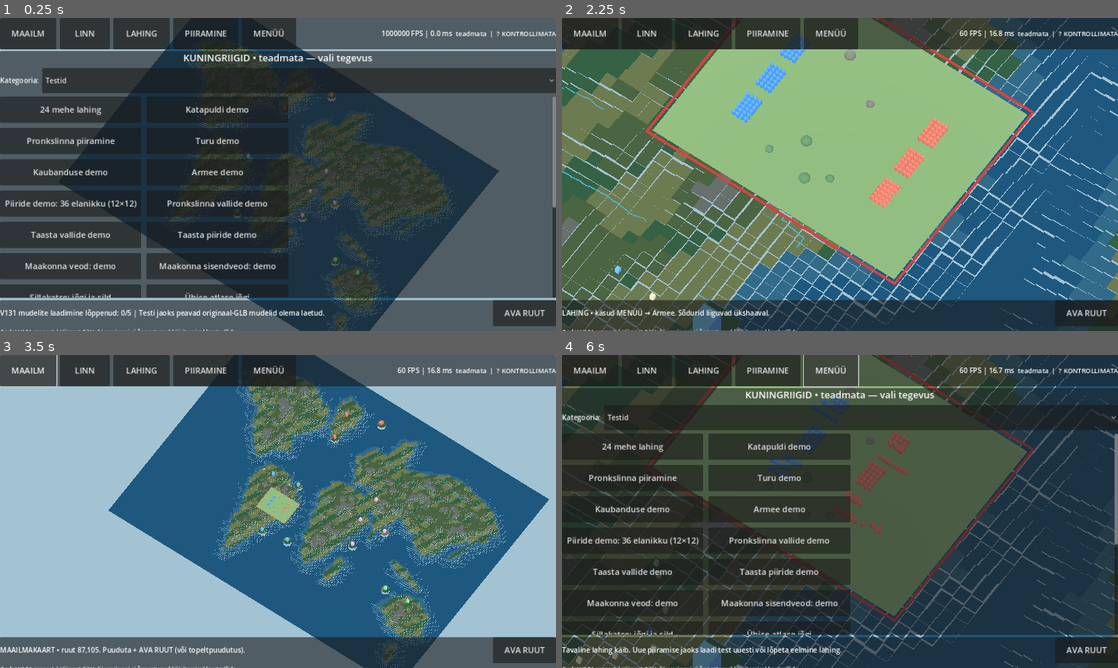
Above: before the commit, frames 1-4 (two rows, left to right).
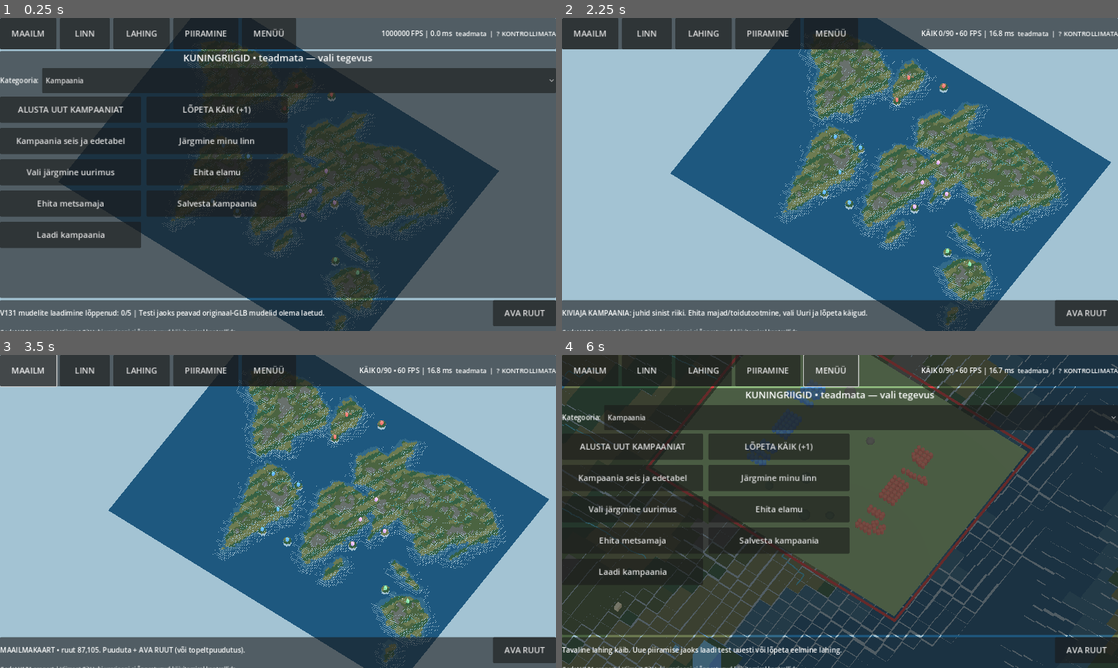
Above: after the commit, the same moments.

Repository: orogdor/Kuningriigid
Game: Godot game, scene res://scenes/Main.tscn
The game is run twice, just before and just after one commit, with the same random seed, the same clock (stepped at 60 frames per second) and the same inputs.
Inputs (mouse positions are in pixels of both pictures, inside the frame that each line leads up to):
- Up to frame 1 (0.25 s): no input
- Up to frame 2 (2.25 s): click (862, 80) at 0.5 s, where only the run before the commit has a clickable "Testid"; click (862, 80) at 1.25 s, where only the run after the commit has a clickable "Kampaania"; click (634, 108) at 2 s, where only the run before the commit has a clickable "24 mehe lahing"
- Up to frame 3 (3.5 s): click "MAAILM" at 2.75 s
- Up to frame 4 (6 s): click "LINN" at 3.5 s; click "LAHING" at 4.25 s; click "PIIRAMINE" at 5 s; click "MENÜÜ" at 5.75 s

The runs differ from the first frame. In frame 1, 7.4% of the frame differs, in the area x 0-100%, y 18-90%; in frame 2, 81%, in the area x 0-100%, y 0-100%; in frame 3, 0.6%; in frame 4, 7.6%.

Commit message:
Add playable campaign menu, start and end-turn loop, player-city selection, scoreboard and save/load integration

Diff:
--- a/game/scripts/main.gd
+++ b/game/scripts/main.gd
@@ -7,6 +7,7 @@
 const Territory = preload("res://scripts/core/territory_port.gd")
 const CityFortifications = preload("res://scripts/core/city_fortification_port.gd")
 const BuildVersion = preload("res://scripts/core/build_version_port.gd")
+const CampaignPlay = preload("res://scripts/core/campaign_play_port.gd")
 const EconomyPort = preload("res://scripts/core/economy_port.gd")
 const ResearchPort = preload("res://scripts/core/research_port.gd")
 const PortChecks = preload("res://tests/port_checks.gd")
@@ -191,8 +192,17 @@
 var county_demo_backup: Dictionary = {}
 var bridge_test_tile: Vector2i = Vector2i(-1,-1)
 var county_demo_was_paused: bool = false
-const MENU_CATEGORIES: Array[String] = ["Testid", "Linn ja ehitus", "Majandus", "Armee", "Piiramine", "Juhtimine ja salvestus"]
+const MENU_CATEGORIES: Array[String] = ["Kampaania", "Testid", "Linn ja ehitus", "Majandus", "Armee", "Piiramine", "Juhtimine ja salvestus"]
 const MOBILE_MENU_ACTIONS = [
+    ["Kampaania", "ALUSTA UUT KAMPAANIAT", "campaign_start"],
+    ["Kampaania", "LÕPETA KÄIK (+1)", "campaign_turn"],
+    ["Kampaania", "Kampaania seis ja edetabel", "campaign_info"],
+    ["Kampaania", "Järgmine minu linn", "campaign_city"],
+    ["Kampaania", "Vali järgmine uurimus", "campaign_research"],
+    ["Kampaania", "Ehita elamu", "campaign_house"],
+    ["Kampaania", "Ehita metsamaja", "campaign_lumber"],
+    ["Kampaania", "Salvesta kampaania", "campaign_save"],
+    ["Kampaania", "Laadi kampaania", "campaign_load"],
     ["Testid", "24 mehe lahing", "infantry_battle"],
     ["Testid", "Katapuldi demo", "artillery"],
     ["Testid", "Pronkslinna piiramine", "siege"],
@@ -369,6 +379,80 @@
     status_label.text = "Kontrollin uusimat Godoti versiooni GitHubist…"
     _check_latest_version()
 
+func _start_campaign() -> void:
+    # Reset ALL preview fixtures; campaign actions spend genuine resources.
+    # The original sample map is an early 4-faction scenario, NOT the V153 map.
+    wall_demo_backup = {}
+    county_demo_backup = {}
+    territory_demo_index = -1
+    city_stress_index = -1
+    preview_state = PreviewSim.initialize(cities)
+    preview_state["world_roads"] = roads
+    var start: Dictionary = CampaignPlay.begin(preview_state,0)
+    if not bool(start.get("ok",false)):
+        status_label.text = str(start.get("reason","Kampaania avamine ebaõnnestus"))
+        return
+    paused = true
+    ai_enabled = true
+    city_index = CampaignPlay.own_city_index(preview_state,-1)
+    if city_index >= 0:
+        var city: Dictionary = preview_state["cities"][city_index]
+        selected = Vector2i(int(city["c"]),int(city["r"]))
+    _show_world_map()
+    Territory.rebuild(preview_state,land,true)
+    Territory.reconcile_worksites(preview_state,land,heights)
+    _configure_fine_navigation()
+    _build_counties()
+    _build_cities()
+    _refresh_building_proxies()
+    if is_instance_valid(local_streets):
+        local_streets.clear()
+    status_label.text = "KIVIAJA KAMPAANIA: juhid sinist riiki. Ehita majad/toidutootmine, vali Uuri ja lõpeta käigud."
+    _update_labels()
+
+func _campaign_end_turn() -> void:
+    if not CampaignPlay.is_running(preview_state):
+        status_label.text = "Alusta kõigepealt kampaania või vaata selle lõpptulemust."
+        return
+    if not wall_demo_backup.is_empty() or not county_demo_backup.is_empty() or city_stress_index >= 0 or territory_demo_index >= 0:
+        status_label.text = "Lõpeta katse enne kampaania käigu lõpetamist."
+        return
+    # One turn is EXACTLY 60 simulation seconds. Existing economy, science,
+    # AI, trade and military engines are used unchanged, not faked.
+    PreviewSim.tick(preview_state,CampaignPlay.GAME_SECONDS_PER_TURN,
+        local_streets if street_nav_on else null,world_trade_nav,shared_landscape)
+    var result: Dictionary = CampaignPlay.finish_turn(preview_state)
+    road_time = float(preview_state.get("seconds",road_time))
+    if Territory.rebuild(preview_state,land):
+        Territory.reconcile_worksites(preview_state,land,heights)
+        _build_counties()
+    _build_cities()
+    _build_roads()
+    _refresh_building_proxies()
+    if is_instance_valid(army_view):
+        army_view.refresh(preview_state,heights)
+    if is_instance_valid(trade_view):
+        trade_view.refresh(preview_state,heights)
+    if mobile_view == "detail" and is_instance_valid(native_detail_tile):
+        native_detail_tile.show_tile(detail_tile_coords,preview_state.get("cities",[]),
+            heights,local_streets if street_nav_on else null,
+            preview_state.get("detail_bridges",{}),shared_landscape)
+    var report: Dictionary = result.get("status",{})
+    status_label.text = str(report.get("message","Käik lõpetatud"))
+    _update_labels()
+
+func _campaign_info() -> void:
+    if not CampaignPlay.is_active(preview_state):
+        status_label.text = "Vali Kampaania → ALUSTA UUT KAMPAANIAT."
+        return
+    var scores: Array = CampaignPlay.standings(preview_state)
+    var summary: PackedStringArray = []
+    for entry in scores:
+        summary.append("R%d: %d linna, %d inimest, ajastu %d" % [
+            int(entry["team"]),int(entry["cities"]),int(entry["population"]),int(entry["age"])])
+    status_label.text = CampaignPlay.text_status(preview_state)+" | "+", ".join(summary)
+    _update_labels()
+
 func _setup_lighting() -> void:
     var env := WorldEnvironment.new()
     var e := Environment.new()
@@ -722,7 +806,31 @@
 
 func _menu_action(action_id: String) -> void:
     _close_mobile_menu()
+    if CampaignPlay.is_active(preview_state):
+        var restricted: bool = false
+        for option in MOBILE_MENU_ACTIONS:
+            if String(option[2]) == action_id and String(option[0]) == "Testid":
+                restricted = true
+                break
+        if action_id in ["pause","advance","ai_toggle","market","trade","army_demo","infantry_battle","artillery","siege","gate","battlefield_500"]:
+            restricted = true
+        if restricted:
+            status_label.text = "Kampaanias ei saa demodega mänguseisu muuta. Kasuta kampaania menüüd."
+            return
+        if action_id.begins_with("build_") or action_id.begins_with("county_") or action_id in ["research","recruit","city_gate_toggle"]:
+            if not CampaignPlay.owns_city(preview_state,city_index):
+                status_label.text = "Selle linna omanik on teine riik. Vali oma linn."
+                return
     match action_id:
+        "campaign_start": _start_campaign()
+        "campaign_turn": _campaign_end_turn()
+        "campaign_info": _campaign_info()
+        "campaign_city": _select_next_city()
+        "campaign_research": _preview_research()
+        "campaign_house": _preview_build("house")
+        "campaign_lumber": _preview_build("lumber")
+        "campaign_save": _preview_save()
+        "campaign_load": _preview_load()
         "infantry_battle": _show_battle_view()
         "artillery":
             _artillery_battle_demo()
@@ -2341,7 +2449,7 @@
     for frame in frame_samples:
         avg_ms+=frame
     avg_ms=avg_ms/float(maxi(1,frame_samples.size()))
-    ui_label.text="%.0f FPS | %.1f ms" %[1000.0/maxf(.001,avg_ms),avg_ms]
+    ui_label.text=("KÄIK %d/%d • " % [int(preview_state["campaign"]["turn"]),int(preview_state["campaign"]["turn_limit"])] if CampaignPlay.is_active(preview_state) else "") + ("%.0f FPS | %.1f ms" %[1000.0/maxf(.001,avg_ms),avg_ms])
     info_label.text="V131 Godot 3.3 | %d ruutu | %d linna | %d maakonnaruutu | %d tegelast | %s: %d / cache %d | GLB %d …(244 unchanged characters)…
     if city_label != null and not preview_state.is_empty() and city_index < preview_state["cities"].size():
         var people: int = 0
@@ -2370,7 +2478,10 @@
 func _select_next_city() -> void:
     if cities.is_empty():
         return
-    city_index = (city_index + 1) % cities.size()
+    city_index = CampaignPlay.own_city_index(preview_state,city_index) if CampaignPlay.is_active(preview_state) else (city_index+1)%cities.size()
+    if city_index < 0:
+        status_label.text = "Sinu riigil pole enam linnu."
+        return
     _show_city_view()
     _update_labels()
 
@@ -2840,7 +2951,8 @@
     if city_stress_index >= 0:
         status_label.text = "Sünteetilist linnakatset ei salvestata. Vajuta Taasta linn."
         return
-    status_label.text = "KATSESEIS SALVESTATUD: user://v131_godot_preview_v25.json" if PreviewSim.save_preview(preview_state) else "Salvestamine ei õnnestunud"
+    var saved: bool = PreviewSim.save_preview(preview_state)
+    status_label.text = ("KAMPAANIA SALVESTATUD" if CampaignPlay.is_active(preview_state) else "KATSESEIS SALVESTATUD") if saved else "Salvestamine ei õnnestunud"
 
 func _preview_load() -> void:
     if not wall_demo_backup.is_empty():
@@ -2887,17 +2999,28 @@
         native_detail_tile.show_tile(detail_tile_coords,preview_state.get("cities",[]),heights,local_streets if street_nav_on else null,preview_state.get("detail_bridges",{}),shared_landscape)
         detail_last_revision = int(preview_state.get("revision",0))
     ai_enabled = bool(data.get("ai_enabled",false))
+    if CampaignPlay.is_active(preview_state):
+        paused = true
+        if not CampaignPlay.owns_city(preview_state,city_index):
+            city_index = CampaignPlay.own_city_index(preview_state,-1)
+        _build_cities()
     _refresh_building_proxies()
-    status_label.text = "KATSESEIS LAETUD (mitte V131 V4)"
+    status_label.text = CampaignPlay.text_status(preview_state) if CampaignPlay.is_active(preview_state) else "KATSESEIS LAETUD (mitte V131 V4)"
     _update_labels()
 
 func _toggle_preview_ai() -> void:
+    if CampaignPlay.is_active(preview_state):
+        status_label.text = "Kampaanias on vastaste AI alati sisse lülitatud."
+        return
     ai_enabled = not ai_enabled
     preview_state["ai_enabled"] = ai_enabled
     status_label.text = "Katse-AI: töötab riikidele 1–3 (ei ole veel V131 strateegiline AI)." if ai_enabled else "Katse-AI välja lülitatud."
     _update_labels()
 
 func _fast_forward_preview() -> void:
+    if CampaignPlay.is_active(preview_state):
+        status_label.text = "Kampaanias kasuta käigu lõpetamist, mitte +10 min testi."
+        return
     if not wall_demo_backup.is_empty():
         status_label.text = "Taasta vallide demo enne aja edasikerimist"
         return
@@ -2942,6 +3065,9 @@
     return count
 
 func _toggle_pause() -> void:
+    if CampaignPlay.is_active(preview_state):
+        status_label.text = "Kampaania käib ühekaupa. Kasuta Kampaania → LÕPETA KÄIK."
+        return
     paused=not paused
     status_label.text="Simulatsioon peatatud." if paused else "Simulatsioon käib."
 
